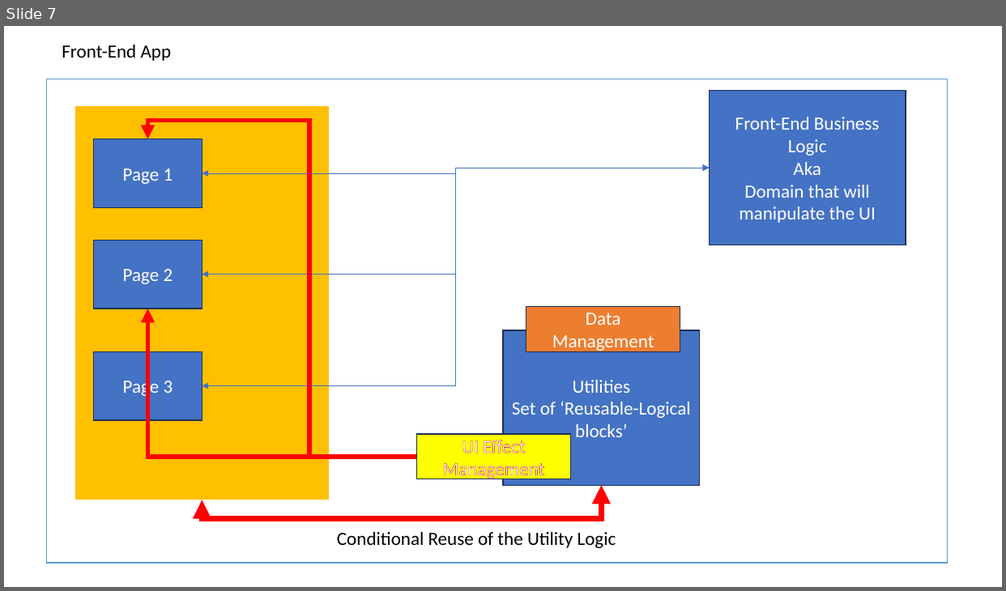
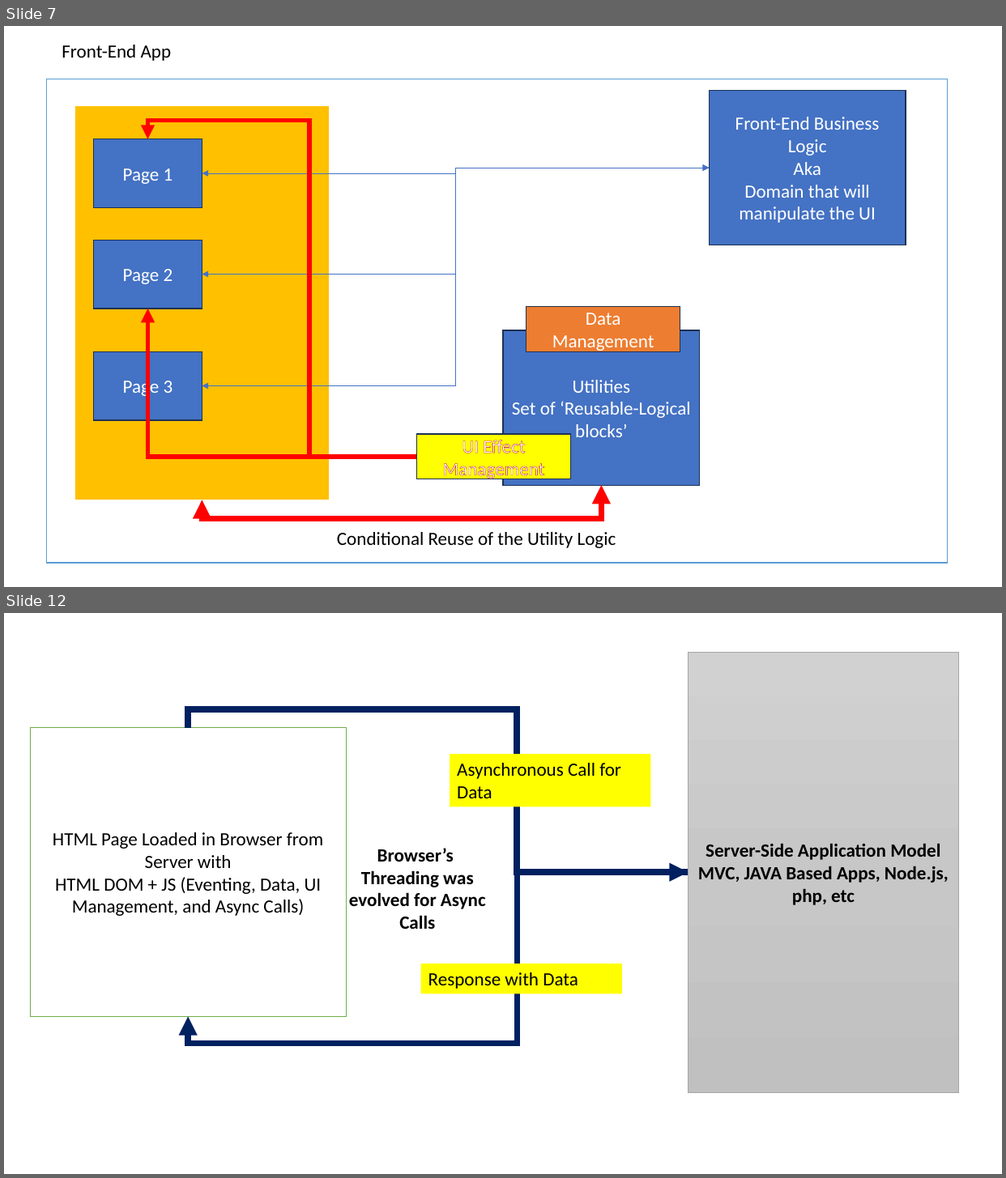
Before and after one commit to maheshsabnis/ugam, a slide deck: Training_Presentetions.pptx. Shown one above the other, each under a label of ours: slide 7 before the commit, slides 7 and 12 after it; the slides between them are not shown. The pictures are 1006x591 and 1006x1178 pixels, drawn with LibreOffice and Linux fonts; fonts in the diff are those of the drawing. Boxes give left, top, right and bottom in pixels: in the first picture for what was removed or moved away, otherwise in the second. Text is boxed around its words. In the diff, an @@ line names an element or a change of style, - is before the commit and + after.

```diff
--- a/Training_Presentetions.pptx
+++ b/Training_Presentetions.pptx
@@ slide 12 added at <box>4,613,1002,1174</box>, background #FFFFFF @@
@@ rectangle added at <box>688,652,959,1093</box>, fill gradient #D2D2D2 to #C8C8C8 to #C0C0C0, outline #A5A5A5 0.5 pt, 18 pt, text #000000, bold @@
+Server-Side Application Model
+MVC, JAVA Based Apps, Node.js, php, etc
@@ elbow arrow added from (188, 727) to (688, 873), #002060 6 pt @@
@@ rectangle added at <box>30,727,346,1016</box>, fill #FFFFFF, outline #70AD47 1 pt, 18 pt, text #000000 @@
+HTML Page Loaded in Browser from Server with
+HTML DOM + JS (Eventing, Data, UI Management, and Async Calls)
@@ rectangle added at <box>450,754,651,807</box>, fill #FFFF00, 18 pt, text #000000 @@
+Asynchronous Call for Data
@@ text added at <box>349,848,486,929</box>, 18 pt, text #000000, bold @@
+Browser’s Threading was evolved for Async Calls
@@ elbow arrow added from (688, 873) to (188, 1017), #002060 6 pt @@
@@ rectangle added at <box>421,964,622,994</box>, fill #FFFF00, 18 pt, text #000000 @@
+Response with Data
```
Also in this commit, not shown: 1 slide changed, 4 other slides added, 11 other files.
